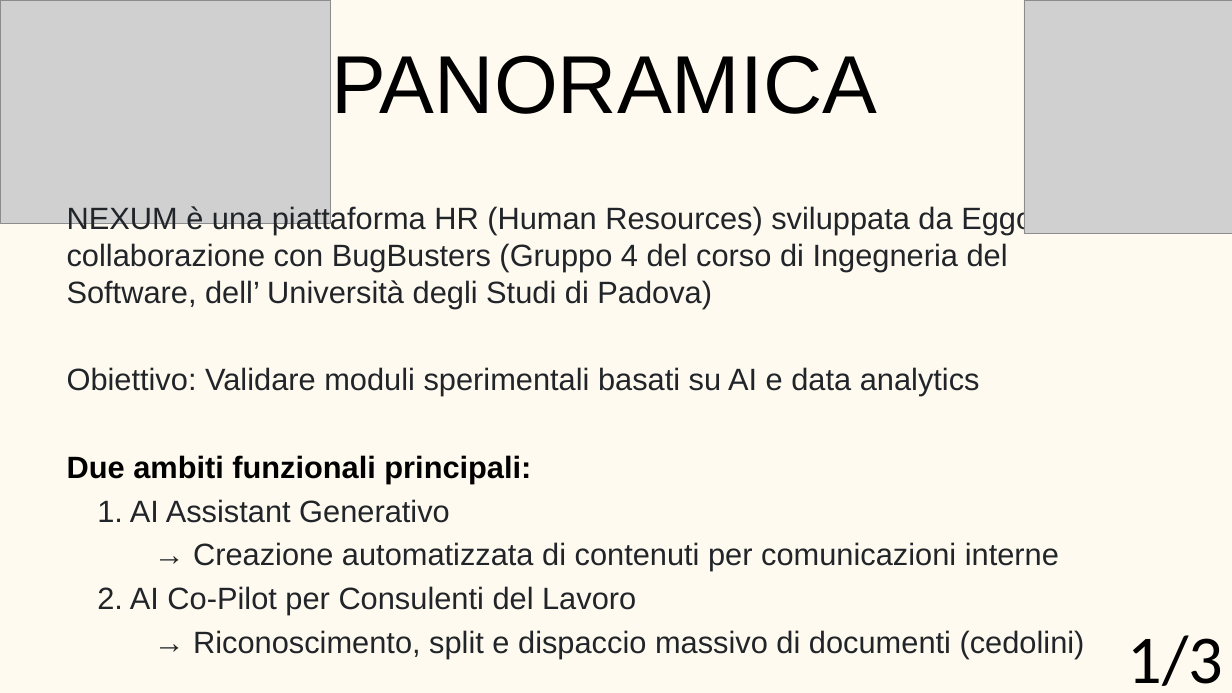
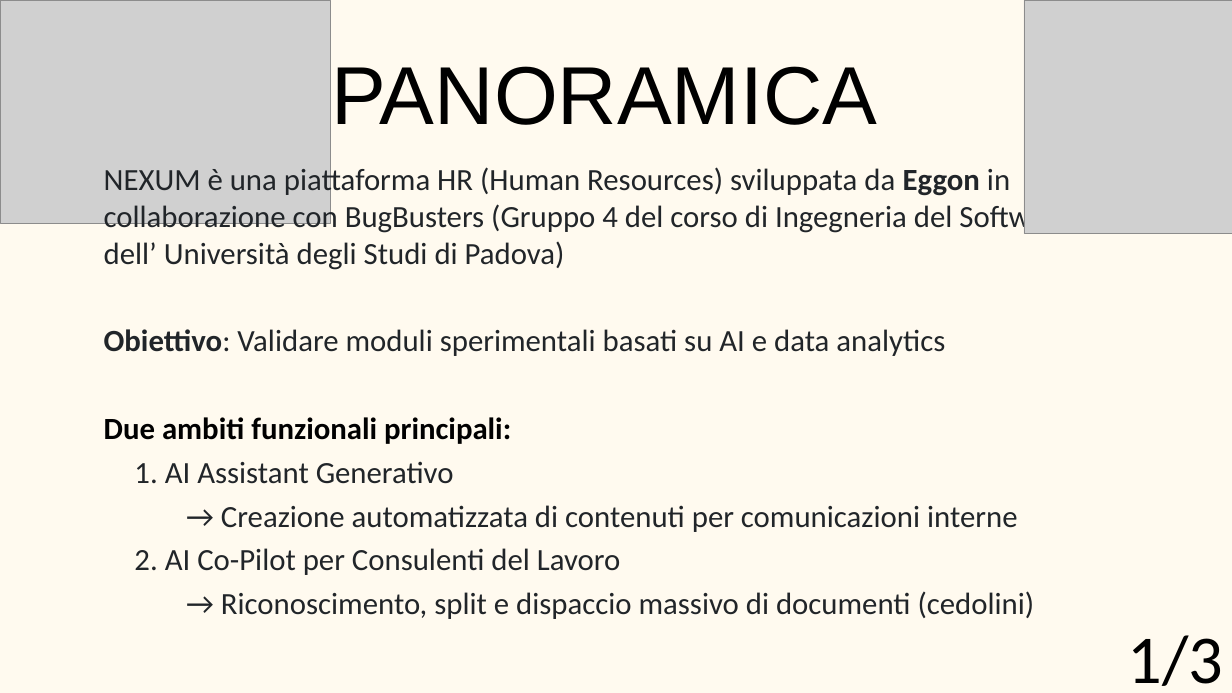
Before and after one commit to BugBustersUnipd/DocumentazioneSWE, a slide deck: slide 2 of RTB/TECNOLOGIE/Tecnologie.pptx. Drawn at 1232x693 pixels with LibreOffice and Linux fonts; fonts in the diff are those of the drawing; grey boxes stand for pictures. Boxes give left, top, right and bottom in pixels: in the first picture for what was removed or moved away, otherwise in the second. Text is boxed around its words. In the diff, an @@ line names an element or a change of style, - is before the commit and + after.

```diff
--- a/RTB/TECNOLOGIE/Tecnologie.pptx
+++ b/RTB/TECNOLOGIE/Tecnologie.pptx
@@ text "PANORAMICA": place and size @@
-text "PANORAMICA" at <box>331,55,877,114</box>
+text "PANORAMICA" at <box>331,66,877,125</box>
@@ text "NEXUM è una piattaforma HR ...": place and size @@
-text "NEXUM è una piattaforma HR ..." at <box>67,204,1085,659</box>
+text "NEXUM è una piattaforma HR ..." at <box>104,164,1078,619</box>
@@ text "NEXUM è una piattaforma HR ..." at <box>104,164,1078,619</box>: font Arial to Calibri; bold on in "Eggon", "Obiettivo:" @@
```
Also in this commit, not shown: 2 other slides changed, 1 other file.
